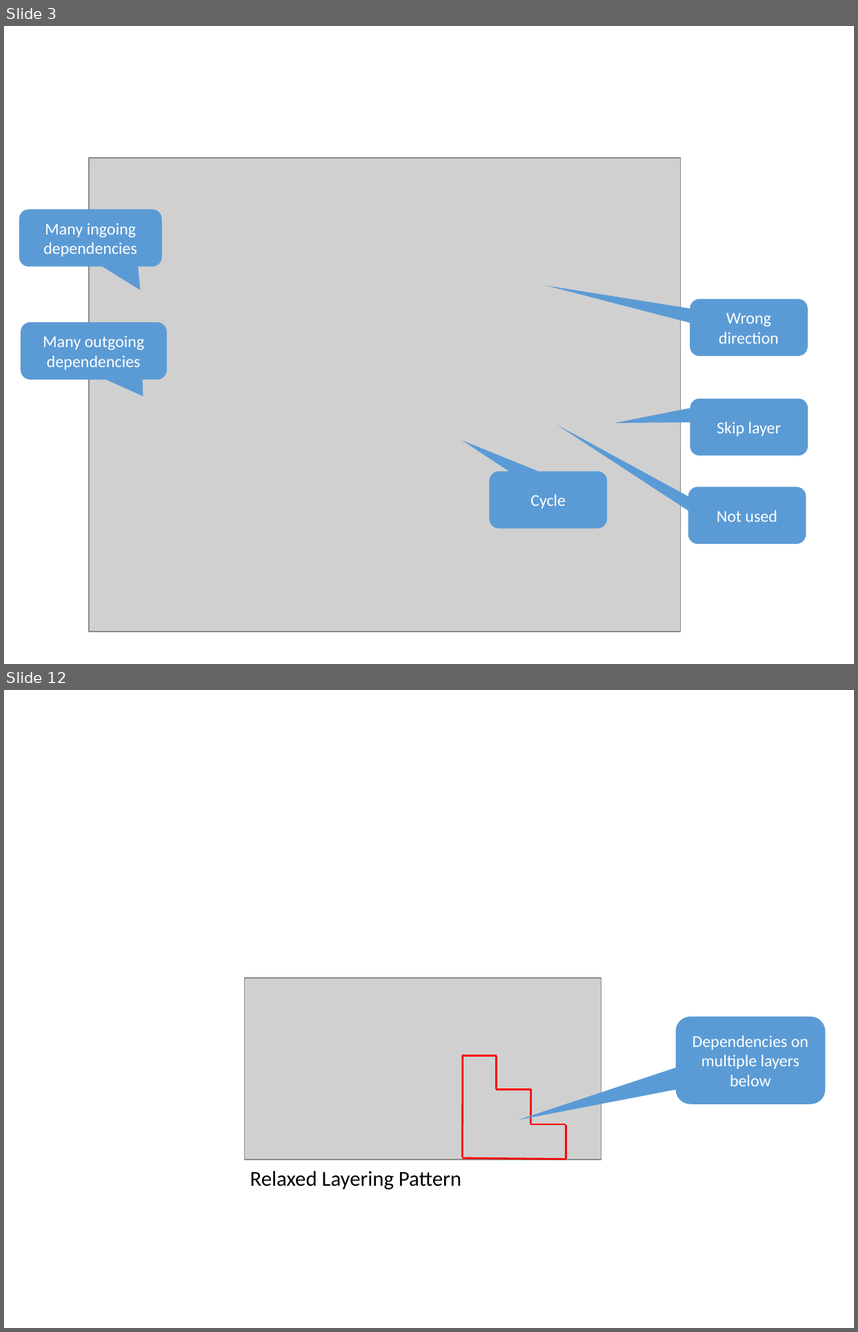
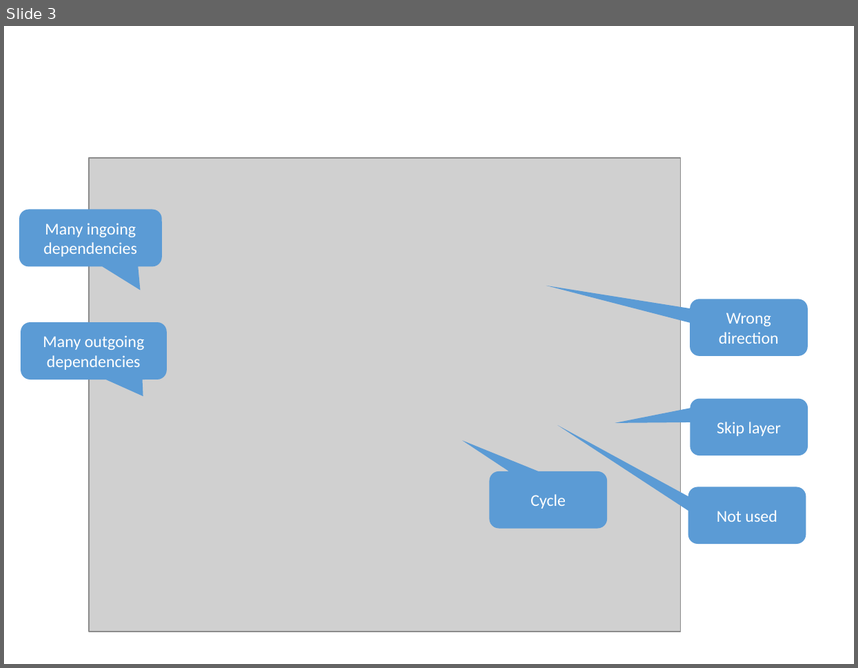
Before and after one commit to dsmsuite/dsmsuite.github.io, a slide deck: assets/img/Images.pptx. Shown one above the other, each under a label of ours: slides 3 and 12 before the commit, slide 3 after it; the slides between them are not shown. The pictures are 858x1332 and 858x668 pixels, drawn with LibreOffice and Linux fonts; fonts in the diff are those of the drawing; grey boxes stand for pictures. Boxes give left, top, right and bottom in pixels: in the first picture for what was removed or moved away, otherwise in the second. Text is boxed around its words. In the diff, an @@ line names an element or a change of style, - is before the commit and + after.

```diff
--- a/assets/img/Images.pptx
+++ b/assets/img/Images.pptx
@@ slide 12 removed at bbox=[4, 690, 854, 1328], background #FFFFFF @@
@@ picture removed at bbox=[245, 977, 602, 1159] @@
@@ rounded speech box removed at bbox=[675, 1016, 825, 1104] @@
-Dependencies on multiple layers below
@@ line removed from (463, 1055) to (462, 1156) @@
@@ line removed from (462, 1056) to (497, 1056) @@
@@ line removed from (496, 1056) to (496, 1090) @@
@@ line removed from (495, 1090) to (531, 1090) @@
@@ line removed from (531, 1089) to (531, 1123) @@
@@ line removed from (531, 1125) to (566, 1125) @@
@@ line removed from (566, 1125) to (566, 1159) @@
@@ line removed from (462, 1158) to (566, 1159) @@
@@ text removed at bbox=[250, 1170, 461, 1190] @@
-Relaxed Layering Pattern
```
Also in this commit, not shown: 12 slides changed, 1 slide added, 4 other slides removed, 5 other files.
